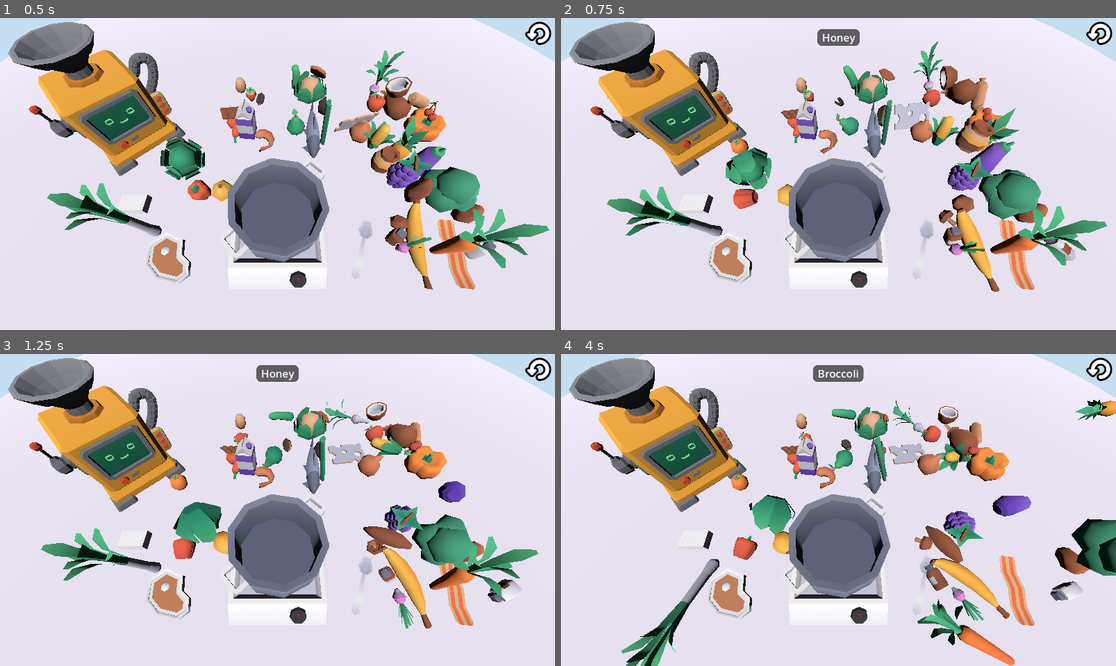
Above: before the commit, frames 1-4 (two rows, left to right).
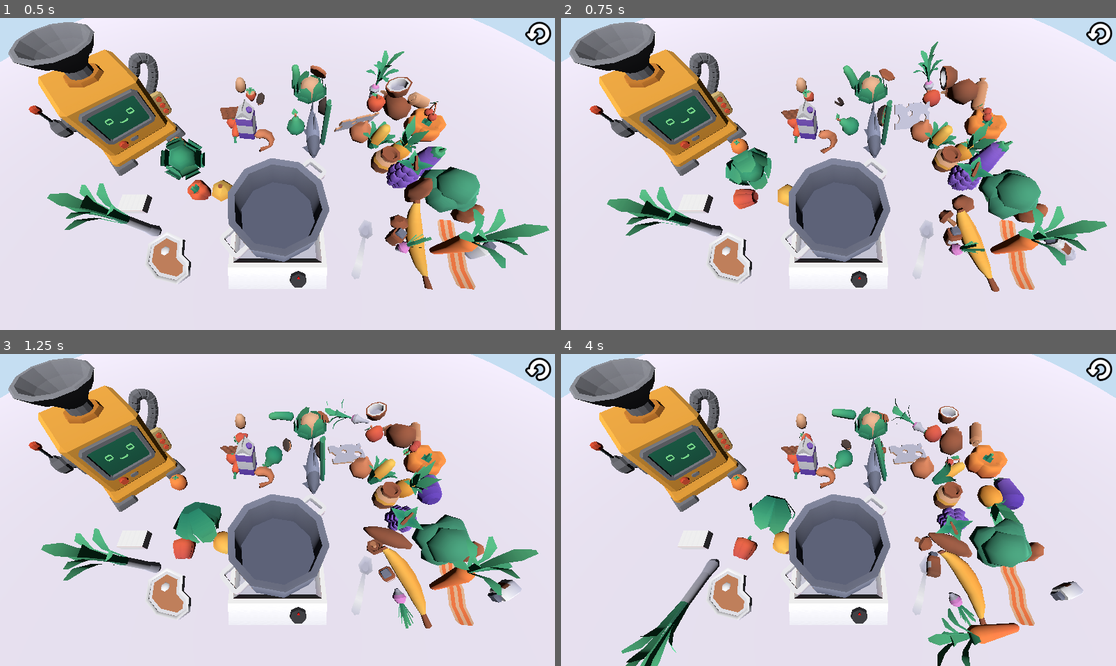
Above: after the commit, the same moments.

Repository: DrHaid/llm-taste-tester
Game: Godot game, scene res://main.tscn
Two runs of this game, one before a commit and one after it. Both use one fixed random seed, a clock stepped at 60 frames per second and the inputs below.
Inputs (mouse positions are in pixels of both pictures, inside the frame that each line leads up to):
- Up to frame 1 (0.5 s): no input
- Up to frame 2 (0.75 s): move the mouse to (960, 158) at 0.52 s; click (960, 158) at 0.67 s
- Up to frame 3 (1.25 s): no input
- Up to frame 4 (4 s): drag from (727, 525) to (810, 572) at 1.27 s; move the mouse to (894, 441) at 2.02 s; click (894, 441) at 2.17 s; drag from (810, 572) to (672, 463) at 2.77 s; move the mouse to (1005, 556) at 3.52 s; click (1005, 556) at 3.67 s

Frame 1 is identical in both runs. In frame 2, 2.6% of the frame differs, in the area x 1-83%, y 1-50%; in frame 3, 2.9%; in frame 4, 10%, in the area x 1-100%, y 1-100%.
Error after the commit: Parse Error: Cannot find member "SURFACE_LAYER_MASK" in base "Globals". (res://mouse_input_handler.gd:82)

Commit message:
Sample curve for elevation falloff instead of hard-coded equation

Diff:
--- a/main.tscn
+++ b/main.tscn
@@ -32,6 +32,10 @@
 [sub_resource type="CylinderShape3D" id="CylinderShape3D_71prs"]
 height = 2.6201
 
+[sub_resource type="Curve" id="Curve_x42ar"]
+_data = [Vector2(0, 0), 0.990498, 0.0173652, 0, 0, Vector2(0.498328, 0.211281), 0.975932, 0.975932, 0, 0, Vector2(0.938127, 1), -0.0202594, 0.0, 0, 0]
+point_count = 3
+
 [sub_resource type="BoxShape3D" id="BoxShape3D_dxv86"]
 size = Vector3(49.879, 1, 45.8506)
 
@@ -166,10 +170,11 @@
 [node name="FoodDragHandler" type="Node3D" parent="."]
 unique_name_in_owner = true
 script = ExtResource("1_updxt")
+food_elevation_curve = SubResource("Curve_x42ar")
 
 [node name="PotRimElevation" type="Marker3D" parent="FoodDragHandler"]
-transform = Transform3D(1, 0, 0, 0, 1, 0, 0, 0, 1, 0, 0.599912, 0)
-gizmo_extents = 0.3
+transform = Transform3D(1, 0, 0, 0, 1, 0, 0, 0, 1, 0, 0.649624, 0)
+gizmo_extents = 0.35
 
 [node name="DragFoodTarget" type="Marker3D" parent="FoodDragHandler"]
 
--- a/mouse_input_handler.gd
+++ b/mouse_input_handler.gd
@@ -14,6 +14,7 @@
 @export_category("Drag elevation")
 @export var min_food_elevation: float = 0.15
 @export var max_elevation_falloff: float = 1
+@export var food_elevation_curve: Curve
 
 var dragged_object: Node3D = null
 var mouse_position: Vector2 = Vector2.ZERO
@@ -78,7 +79,7 @@
 
 func _update_raw_drag_target() -> void:
 	# only raycast on layer 2 (surface plane)
-	var result := cast_viewport_ray(mouse_position, Globals.SURFACE_MASK)
+	var result := cast_viewport_ray(mouse_position, Globals.SURFACE_LAYER_MASK)
 	if result:
 		raw_target_position = result.position
 
@@ -102,11 +103,8 @@
 	var center_at_collision := elevation_shape_cast.global_position + elevation_shape_cast.target_position * fraction
 	return center_at_collision.y
 
-func ease_sine(x: float) -> float:
-	return -(cos(PI * x) - 1) / 2;
-
 func cast_boundary_ray(pos: Vector3, dest: Vector3) -> Dictionary:
-	var ray_query := PhysicsRayQueryParameters3D.create(pos, dest, Globals.BOUNDARY_MASK)
+	var ray_query := PhysicsRayQueryParameters3D.create(pos, dest, Globals.FOOD_DRAG_BOUNDARY_LAYER_MASK)
 	ray_query.collide_with_areas = true
 	var space_state := get_world_3d().direct_space_state
 	return space_state.intersect_ray(ray_query)
@@ -115,7 +113,7 @@
 	var point_query := PhysicsPointQueryParameters3D.new()
 	point_query.position = raw_target_position
 	point_query.collide_with_areas = true
-	point_query.collision_mask = Globals.BOUNDARY_MASK
+	point_query.collision_mask = Globals.FOOD_DRAG_BOUNDARY_LAYER_MASK
 	var space_state := get_world_3d().direct_space_state
 	return len(space_state.intersect_point(point_query)) > 0
 
